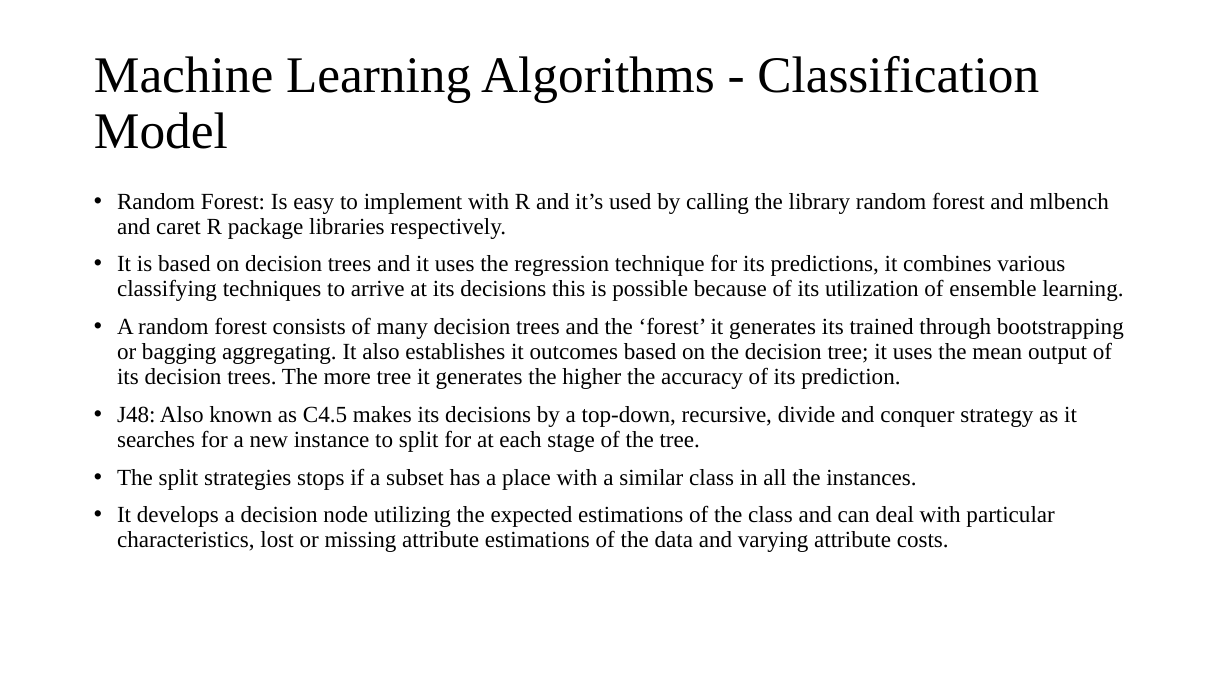
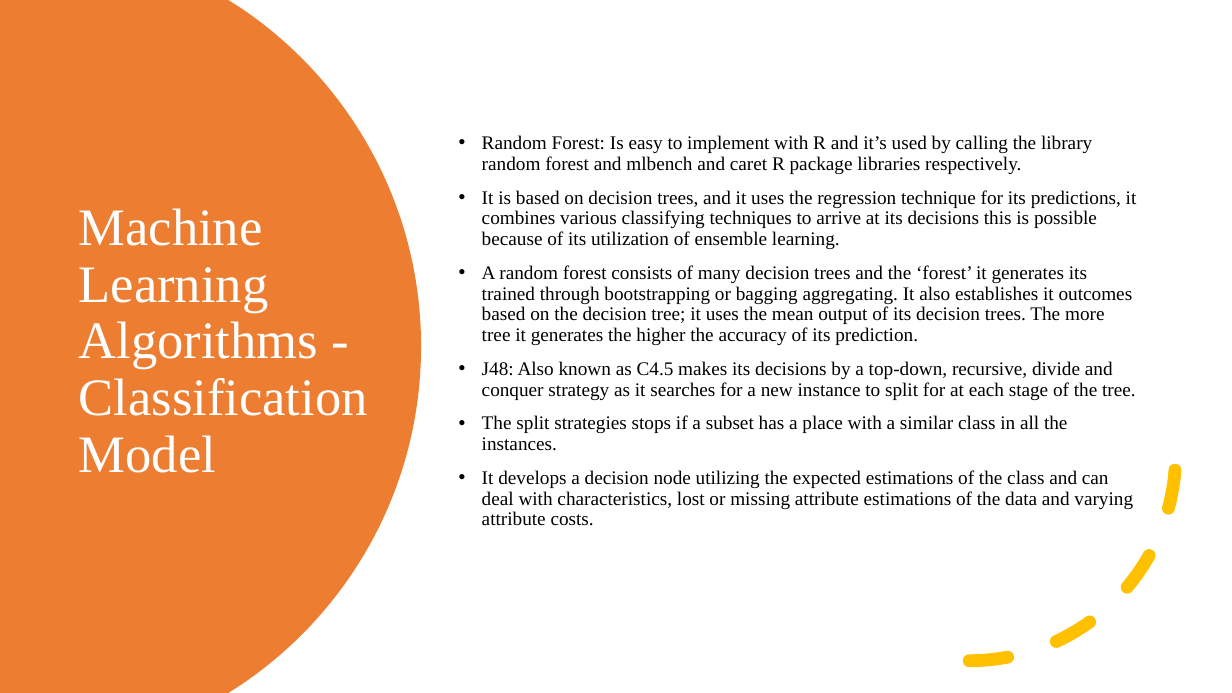
Before and after one commit to Celestina-ayeni/Dissertation, a slide deck: slide 7 of DissertationPresentation.pptx. Drawn at 1232x693 pixels with LibreOffice and Linux fonts; fonts in the diff are those of the drawing. Boxes give left, top, right and bottom in pixels: in the first picture for what was removed or moved away, otherwise in the second. Text is boxed around its words. In the diff, an @@ line names an element or a change of style, - is before the commit and + after.

```diff
--- a/DissertationPresentation.pptx
+++ b/DissertationPresentation.pptx
@@ freeform shape added at [0, 0, 421, 693], fill #ED7D31 @@
@@ text "Random Forest: Is easy to ...": place and size @@
-text "Random Forest: Is easy to ..." at [117, 192, 1124, 552]
+text "Random Forest: Is easy to ..." at [482, 135, 1137, 526]
@@ text "Random Forest: Is easy to ..." at [482, 135, 1137, 526]: vertical alignment top to middle @@
@@ title "Machine Learning Algorithms - Classification ...": place and size @@
-title "Machine Learning Algorithms - Classification ..." at [94, 56, 1039, 149]
+title "Machine Learning Algorithms - Classification ..." at [79, 208, 368, 473]
@@ title "Machine Learning Algorithms - Classification ..." at [79, 208, 368, 473]: size 40 to 41 pt, text colour #000000 to #FFFFFF @@
@@ text at [482, 135, 1136, 451]: size 18 to 15 pt in "Random Forest: Is easy to implement with ...", "A random forest consists of many decision ...", "J48: Also known as C4.5 makes its ...", "The split strategies stops if a subset ..." @@
@@ text at [482, 190, 1137, 249]: text changed; size 18 to 15 pt @@
-• It is based on decision trees and it uses the regression technique for its predictions, it combines various classifying techniques to arrive at its decisions this is possible because of its utilization of ensemble learning.
+• It is based on decision trees, and it uses the regression technique for its predictions, it combines various classifying techniques to arrive at its decisions this is possible because of its utilization of ensemble learning.
@@ arc (boxed as its full ellipse) added at [763, 249, 1177, 662], outline #FFC000 10 pt dashed @@
@@ text at [482, 470, 1133, 526]: text changed; size 18 to 15 pt @@
-• It develops a decision node utilizing the expected estimations of the class and can deal with particular characteristics, lost or missing attribute estimations of the data and varying attribute costs.
+• It develops a decision node utilizing the expected estimations of the class and can deal with characteristics, lost or missing attribute estimations of the data and varying attribute costs.
```
Also in this commit, not shown: 13 other slides changed, 1 slide added.
